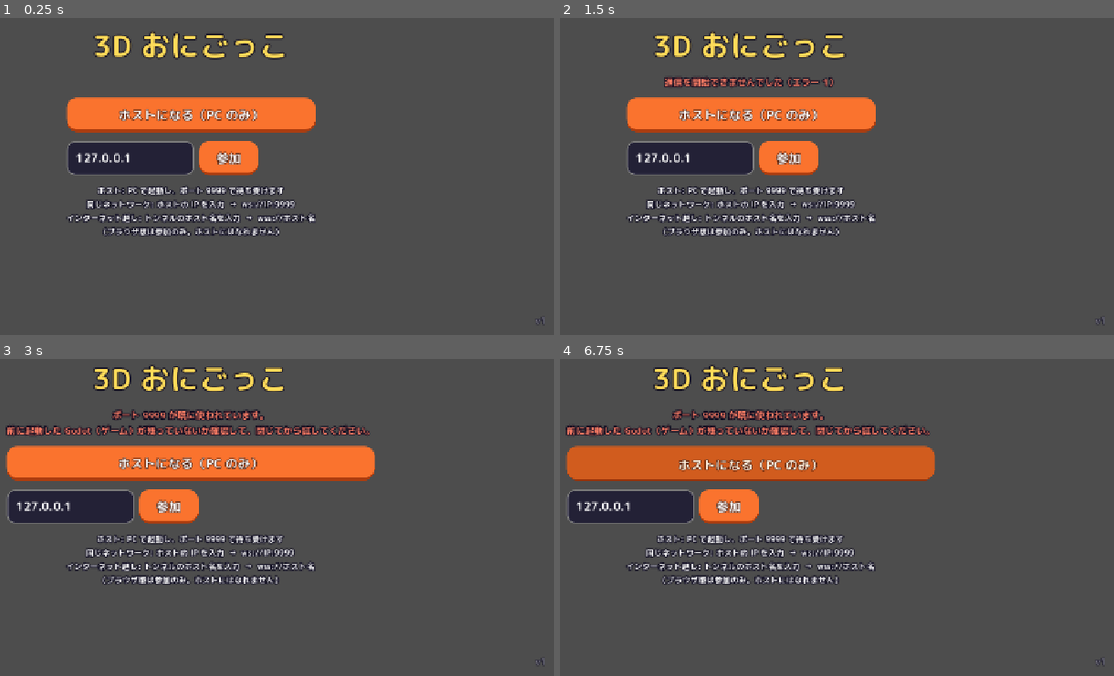
Above: before the commit, frames 1-4 (two rows, left to right).
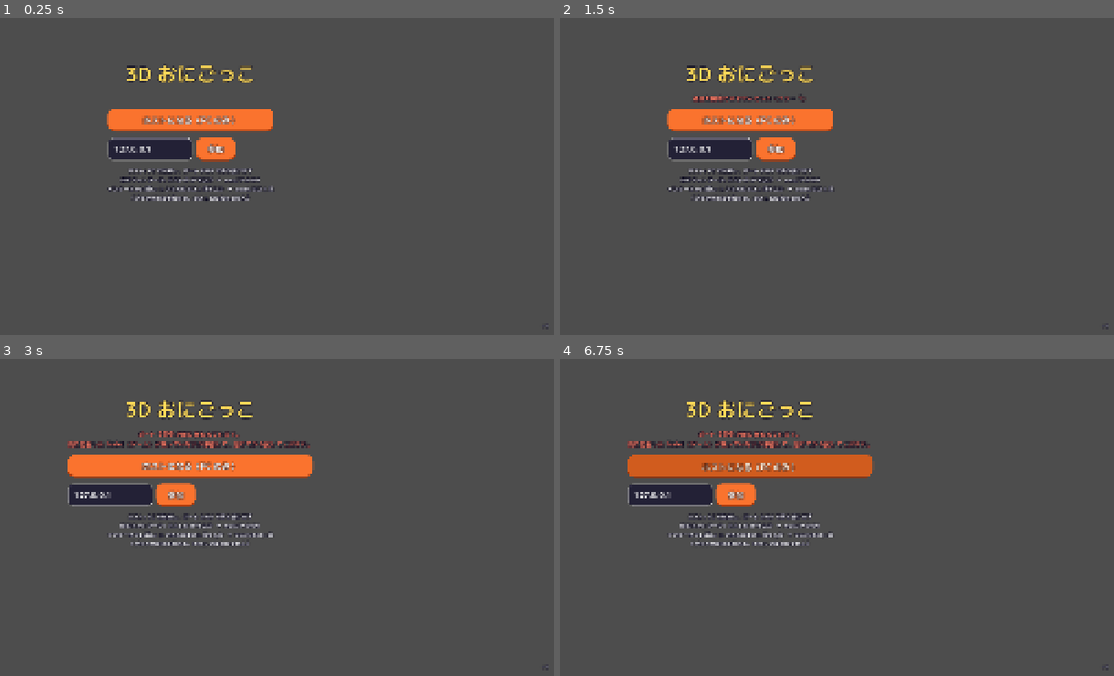
Above: after the commit, the same moments.

Repository: oekklab-source/Tag_game
Game: Godot game, scene res://scenes/main.tscn
The game is run twice, just before and just after one commit, with the same random seed, the same clock (stepped at 60 frames per second) and the same inputs.
Inputs (mouse positions are in pixels of both pictures, inside the frame that each line leads up to):
- Up to frame 1 (0.25 s): no input
- Up to frame 2 (1.5 s): click "ホストになる（PC のみ）" at 0.5 s; click "参加" at 1.25 s
- Up to frame 3 (3 s): tap Enter (start_round) at 2, 2.75 s; move the mouse to (349, 450) at 2.02 s; hold D (move_right) 2.03-2.75 s; hold Tab (cycle_runner) 2.03-2.75 s; click (349, 450) at 2.17 s; drag from (44, 492) to (155, 552) at 2.77 s
- Up to frame 4 (6.75 s): tap Enter (start_round) every 0.75 s from 3.5 to 5.75 s; move the mouse to (820, 381) at 3.52 s; hold D (move_right) 3.53-4.25 s; tap Space (dive) at 3.6 s; drag from (715, 552) to (outside the picture) at 4.27 s; move the mouse to (969, 533) at 5.02 s; hold A (move_left) 5.03-5.75 s; hold R (toggle_role) 5.03-5.75 s; drag from (outside the picture) to (637, 368) at 5.77 s; move the mouse to (787, 473) at 6.52 s; hold S (move_back) from 6.53 s (still down); hold Tab (cycle_runner) from 6.53 s (still down); click (787, 473) at 6.67 s

The runs differ from the first frame. In frame 1, 12% of the frame differs, in the area x 11-99%, y 4-97%; in frame 2, 13%; in frame 3, 16%; in frame 4, 16%, in the area x 0-99%, y 1-97%.

Commit message:
ウィンドウ解像度を 1920x1080 / 表示 1600x900 にする
内部解像度を上げつつ、ウィンドウ自体は 1600x900 で開くようにする。

Co-Authored-By: Claude Opus 5 <noreply@anthropic.com>

Diff:
--- a/project.godot
+++ b/project.godot
@@ -22,8 +22,10 @@
 
 [display]
 
-window/size/viewport_width=1280
-window/size/viewport_height=720
+window/size/viewport_width=1920
+window/size/viewport_height=1080
+window/size/window_width_override=1600
+window/size/window_height_override=900
 window/stretch/mode="canvas_items"
 window/stretch/aspect="expand"
 
